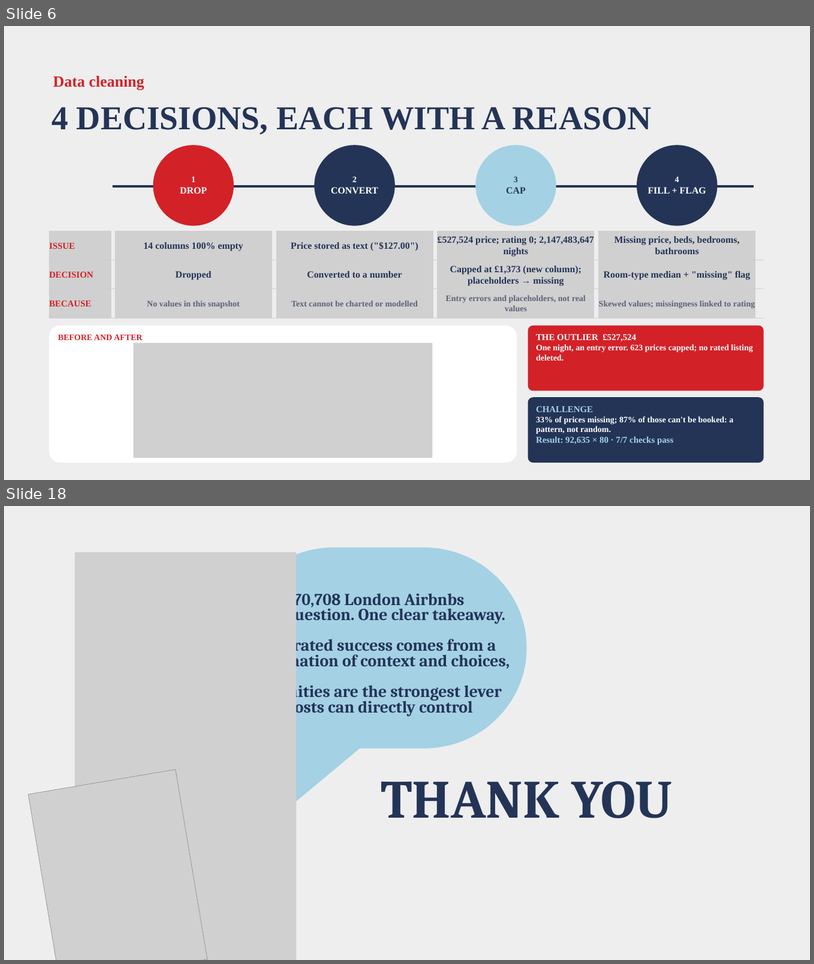
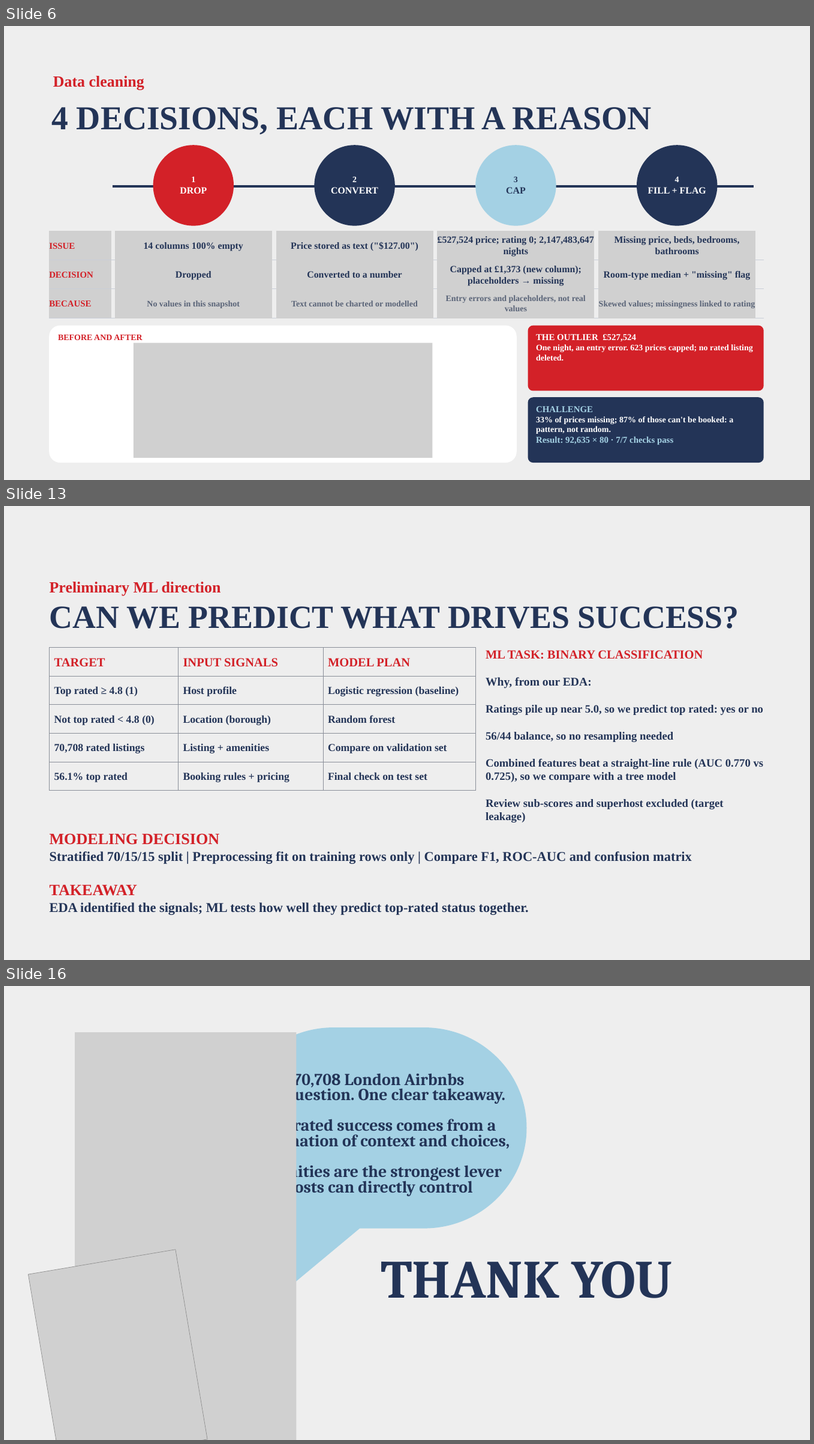
Before and after one commit to varunavy/data230-london-airbnb, a slide deck: PPT/london Airbnb.pptx. Shown one above the other, each under a label of ours: slides 6 and 18 before the commit, slides 6, 13 and 16 after it; the slides between them are not shown. The pictures are 814x964 and 814x1444 pixels, drawn with LibreOffice and Linux fonts; fonts in the diff are those of the drawing; grey boxes stand for pictures. Boxes give left, top, right and bottom in pixels: in the first picture for what was removed or moved away, otherwise in the second. Text is boxed around its words. In the diff, an @@ line names an element or a change of style, - is before the commit and + after.

```diff
--- a/PPT/london Airbnb.pptx
+++ b/PPT/london Airbnb.pptx
@@ slide 13 added at <box>4,506,810,960</box>, background #EEEEEE @@
@@ text added at <box>50,582,221,596</box>, 27.8 pt, text #D32128, bold @@
+Preliminary ML direction
@@ text added at <box>50,606,740,628</box>, 57.6 pt, text #233457, bold @@
+CAN WE PREDICT WHAT DRIVES SUCCESS?
@@ table added at <box>49,648,476,790</box>, 5 rows, 3 columns @@
+TARGET | INPUT SIGNALS | MODEL PLAN
+Top rated ≥ 4.8 (1) | Host profile | Logistic regression (baseline)
+Not top rated < 4.8 (0) | Location (borough) | Random forest
+70,708 rated listings | Listing + amenities | Compare on validation set
+56.1% top rated | Booking rules + pricing | Final check on test set
@@ text added at <box>486,650,764,822</box>, 20 pt, text #233457, bold @@
+ML TASK: BINARY CLASSIFICATION
+Why, from our EDA:
+Ratings pile up near 5.0, so we predict top rated: yes or no
+56/44 balance, so no resampling needed
+Combined features beat a straight-line rule (AUC 0.770 vs 0.725), so we compare with a tree model
+Review sub-scores and superhost excluded (target leakage)
@@ text added at <box>50,833,692,915</box>, 24 pt, text #233457, bold @@
+MODELING DECISION
+Stratified 70/15/15 split | Preprocessing fit on training rows only | Compare F1, ROC-AUC and confusion matrix
+TAKEAWAY
+EDA identified the signals; ML tests how well they predict top-rated status together.
@@ what was slide 18 is now slide 16 @@
```
Also in this commit, not shown: 5 slides changed, 3 slides removed, 1 other file.
